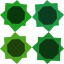
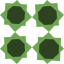
The second 64×64 image is a revision of the first. Changes to its layers:
painted on "Polygon 2 copy" over (x1=7, y1=39, x2=25, y2=57)
moved "Polygon 2 copy 2" above "Polygon 2", painted on it over (x1=39, y1=39, x2=59, y2=59)
moved "Polygon 2" above "Polygon 1", painted on it over (x1=38, y1=6, x2=57, y2=25)
moved "Polygon 1" above "Rectangle 4 copy 2", painted on it over (x1=7, y1=6, x2=25, y2=24)
painted on "Rectangle 4 copy 2" over (x1=0, y1=32, x2=32, y2=64)
painted on "Rectangle 8" over (x1=4, y1=36, x2=27, y2=59)
painted on "Rectangle 3 copy 2" over (x1=32, y1=32, x2=64, y2=64)
painted on "Rectangle 1 copy" over (x1=37, y1=37, x2=61, y2=61)
painted on "Rectangle 7 copy" over (x1=35, y1=3, x2=59, y2=27)
painted on "Rectangle 2 copy" over (x1=32, y1=0, x2=64, y2=32)
painted on "Rectangle 7" over (x1=0, y1=0, x2=32, y2=32)
painted on "Rectangle 5" over (x1=4, y1=3, x2=27, y2=26)
